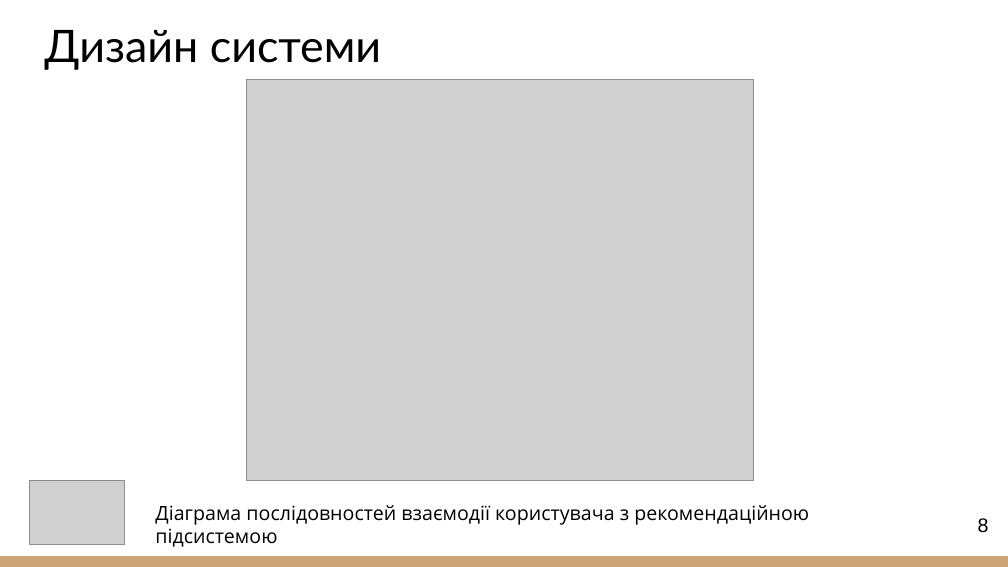
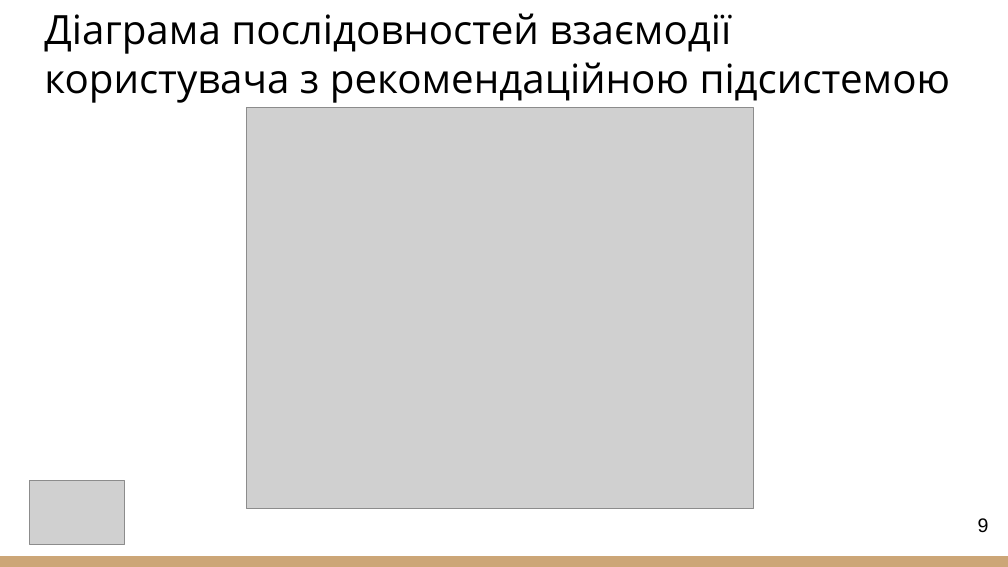
Before and after one commit to NureTanasiichukVladyslav/2025_B_PI_PZPI-21-3_Tanasiichuk_V_Y, a slide deck: slide 9 of 2025_Б_ПІ_ПЗПІ-21-3_Танасійчук_В_Є.pptx (slide 8 before the commit). Drawn at 1008x567 pixels with LibreOffice and Linux fonts; fonts in the diff are those of the drawing; grey boxes stand for pictures. Boxes give left, top, right and bottom in pixels: in the first picture for what was removed or moved away, otherwise in the second. Text is boxed around its words. In the diff, an @@ line names an element or a change of style, - is before the commit and + after.

```diff
--- a/2025_Б_ПІ_ПЗПІ-21-3_Танасійчук_В_Є.pptx
+++ b/2025_Б_ПІ_ПЗПІ-21-3_Танасійчук_В_Є.pptx
@@ title at (44,13,951,103): text changed; size 32 to 28.8 pt; font Lato to Open Sans @@
-Дизайн системи
+Діаграма послідовностей взаємодії користувача з рекомендаційною підсистемою
@@ picture: place and size @@
-picture at (246,79,753,480)
+picture at (246,108,753,509)
@@ text removed at (155,505,809,547) @@
-Діаграма послідовностей взаємодії користувача з рекомендаційною підсистемою
@@ page number at (978,518,989,533): text changed @@
-8
+9
```
Also in this commit, not shown: 7 other slides changed, 1 slide added.
